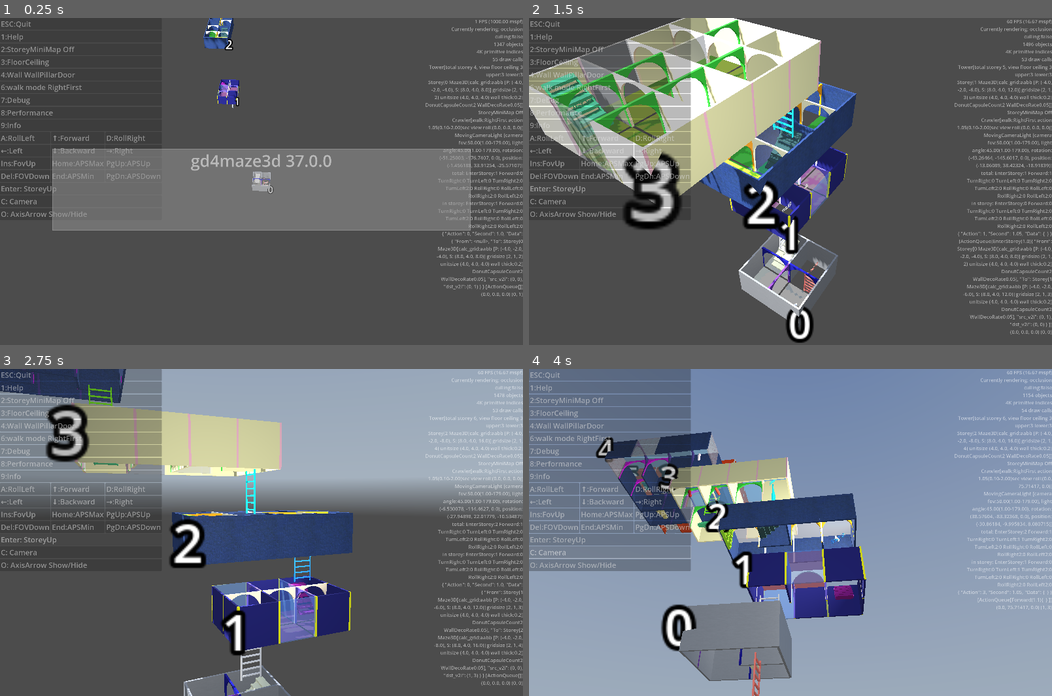
Above: before the commit, frames 1-4 (two rows, left to right).
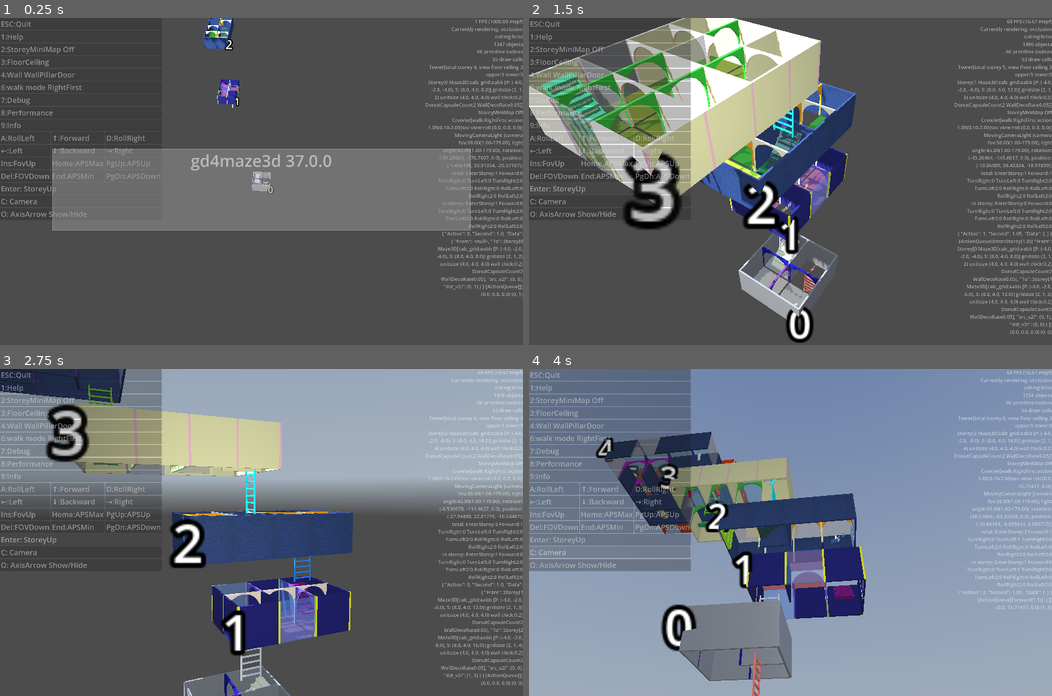
Above: after the commit, the same moments.

Repository: kasworld/gd4maze3d
Game: Godot game, scene res://main.tscn
Same seed, same stepped clock (60 frames per second), same inputs: the game is played once before the commit and once after it. A sky picture missing from this copy of the repository is replaced by a grey-blue gradient.
Inputs (mouse positions are in pixels of both pictures, inside the frame that each line leads up to):
- Up to frame 1 (0.25 s): no input
- Up to frame 2 (1.5 s): click "C: Camera" at 0.5 s; click "Enter: StoreyUp" at 1.25 s
- Up to frame 3 (2.75 s): click "Enter: StoreyUp" at 2 s
- Up to frame 4 (4 s): tap Enter at 2.75 s; move the mouse to (905, 516) at 2.77 s; hold Right 2.78-3.53 s; tap Q at 2.85 s; click (905, 516) at 2.92 s; move the mouse to (685, 548) at 3.52 s; hold Down from 3.53 s (still down); tap E at 3.6 s

The runs differ from the first frame. In frame 2, 1.6% of the frame differs, in the area x 0-57%, y 8-90%; in frame 3, 2.1%; in frame 4, 5.8%, in the area x 14-63%, y 19-90%.
Error in both runs: Invalid call. Nonexistent function 'enqueue_with_speed' in base 'RefCounted (ActionQueue)'. (res://main.gd:180)

Commit message:
change light handle

Diff:
--- a/main.gd
+++ b/main.gd
@@ -41,7 +41,6 @@
 	$MovingCameraLightHober.set_center_pos_far( center, Vector3(0, cur_storey_pos.y, ref_len), ref_len*far_adj)
 	$MovingCameraLightAround.set_center_pos_far( center, Vector3(0, cur_storey_pos.y, ref_len), ref_len*far_adj)
 
-
 func _ready() -> void:
 	on_viewport_size_changed()
 	get_viewport().size_changed.connect(on_viewport_size_changed)
@@ -55,7 +54,8 @@
 		add_crawler(i)
 	player = $CharacterContainer.get_child(PlayerNumber)
 	$MovingCameraLightAround.make_current()
-
+	MovingCameraLight.AllLightOffButCurrent()
+	update_camera()
 	enter_next_storey(null)
 
 func _process(_delta: float) -> void:
@@ -205,6 +205,7 @@
 
 func _on_button_camera_pressed() -> void:
 	MovingCameraLight.NextCamera()
+	MovingCameraLight.AllLightOffButCurrent()
 
 func _on_button_fov_up_pressed() -> void:
 	MovingCameraLight.GetCurrentCamera().fov_inc()
